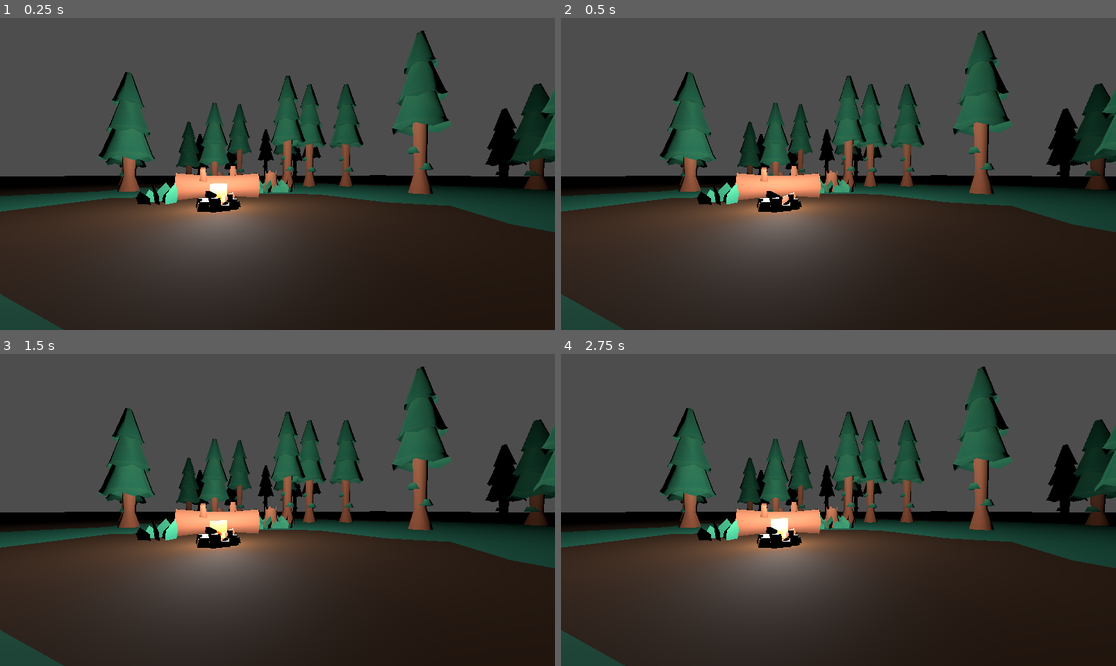
Above: before the commit, frames 1-4 (two rows, left to right).
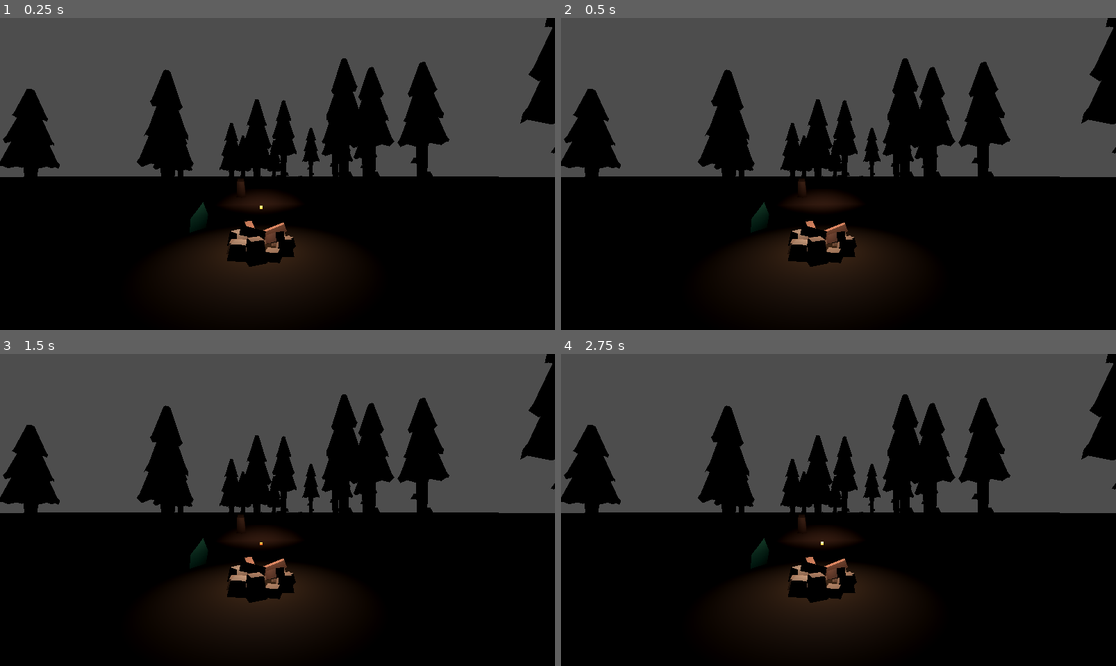
Above: after the commit, the same moments.

Repository: CyclingFern/GodotHTMLGames
Game: Godot game, scene res://vr.tscn
Two runs of this game, one before a commit and one after it. Both use one fixed random seed, a clock stepped at 60 frames per second and the inputs below.
Inputs:
- Up to frame 1 (0.25 s): no input
- Up to frame 2 (0.5 s): no input
- Up to frame 3 (1.5 s): tap Enter at 1.25 s
- Up to frame 4 (2.75 s): tap Space at 2 s

The runs differ from the first frame. In frame 1, 62% of the frame differs, in the area x 0-100%, y 0-100%; in frame 2, 62%; in frame 3, 62%; in frame 4, 62%.

Commit message:
adjust scale

Diff:
--- a/source/forest/vr.tscn
+++ b/source/forest/vr.tscn
@@ -42,10 +42,10 @@
 script = ExtResource("1_ncpny")
 
 [node name="XROrigin3D" type="XROrigin3D" parent="."]
-transform = Transform3D(1, 0, 0, 0, 1, 0, 0, 0, 1, -1.2706395, 0, 0)
+transform = Transform3D(-0.07955521, 0, -0.9968304, 0, 1, 0, 0.9968304, 0, -0.07955521, -7.6269116, 0, 0)
 
 [node name="XRCamera3D" type="XRCamera3D" parent="XROrigin3D"]
-transform = Transform3D(-0.2783372, 0, -0.96048343, 0, 1, 0, 0.96048343, 0, -0.2783372, 0, 0.20518488, 0)
+transform = Transform3D(1, 0, 0, 0, 1, 0, 0, 0, 1, 0, 2.8296852, 0)
 
 [node name="LeftController" type="XRController3D" parent="XROrigin3D"]
 tracker = &"left_hand"
@@ -70,6 +70,7 @@
 text = "Enter VR"
 
 [node name="Painting" type="Node3D" parent="."]
+transform = Transform3D(10, 0, 0, 0, 10, 0, 0, 0, 10, 0, 0, 0)
 
 [node name="campfire-pit" parent="Painting" instance=ExtResource("2_6u44e")]
 
Not shown, changed: forest/index.html
Not shown, changed: forest/index.pck
